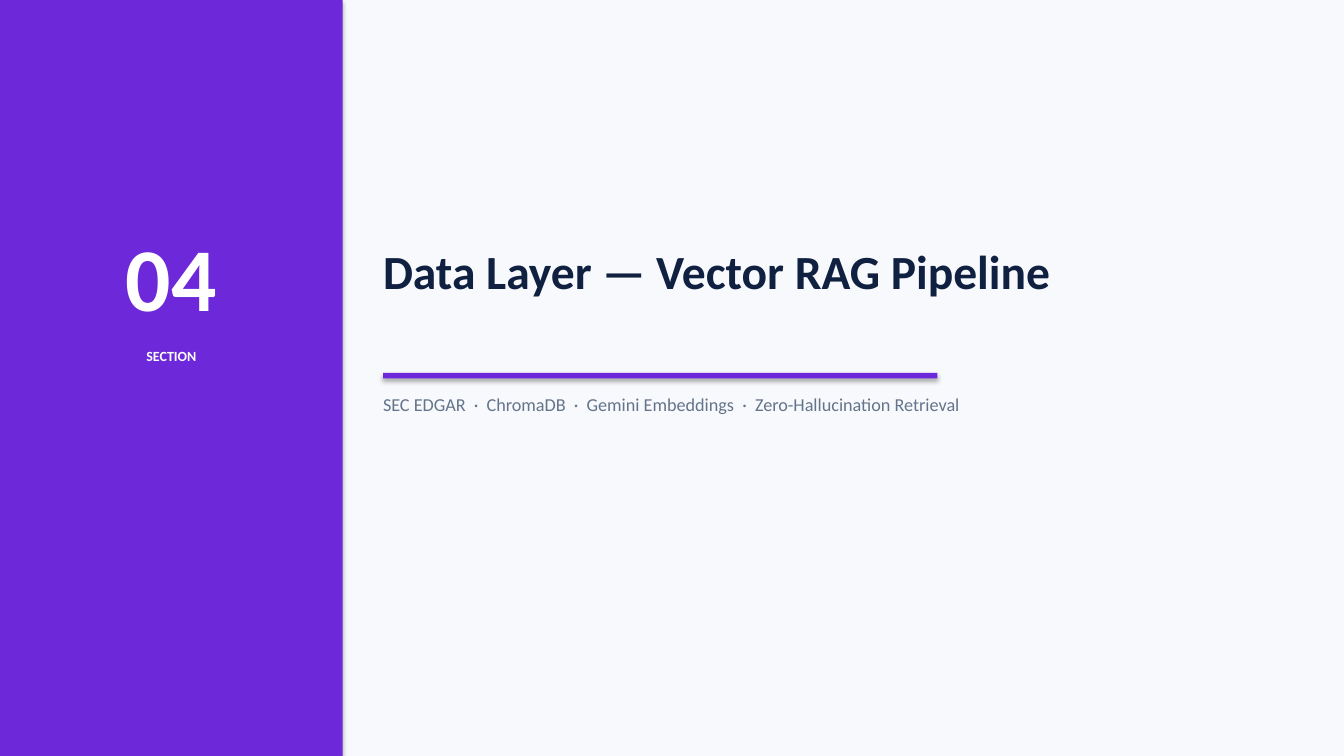
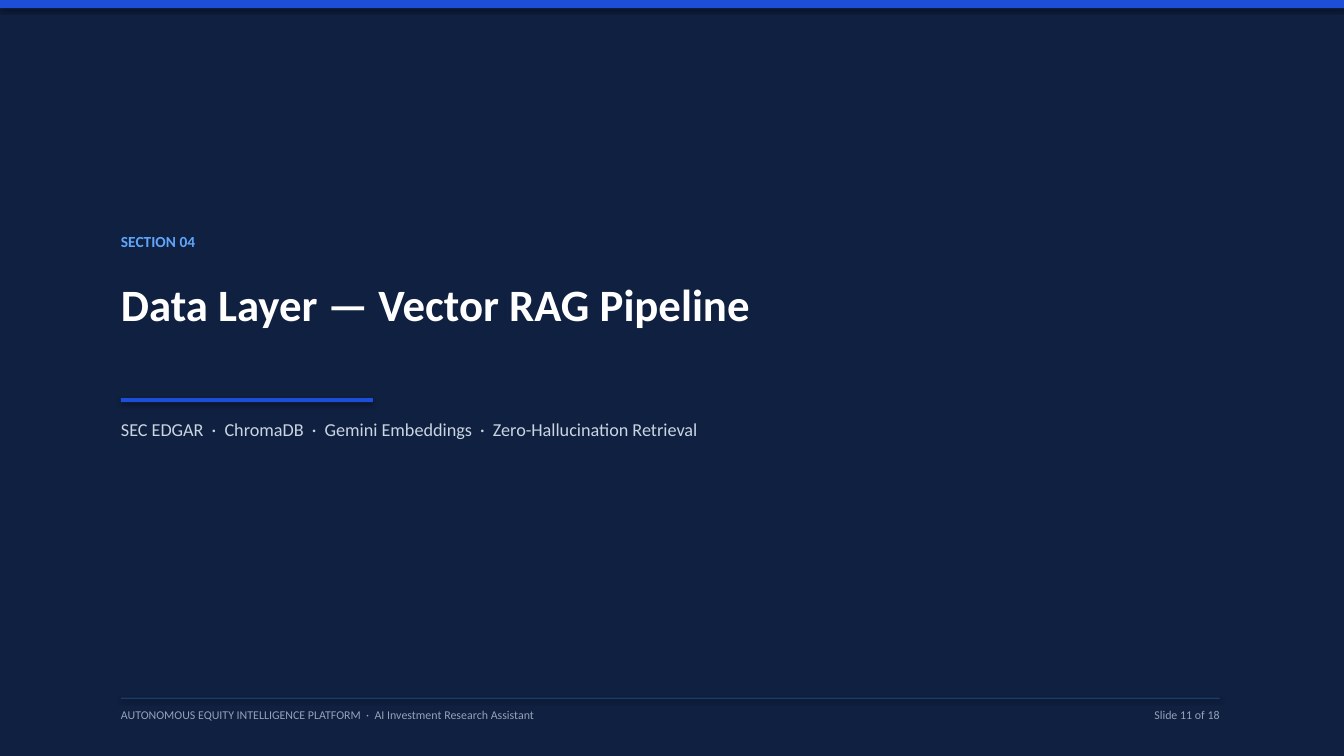
Before and after one commit to SagarTrimukhe/ai-investment-research-assistant, a slide deck: slide 11 of CAPSTONE_PROJECT_PRESENTATION.pptx. Drawn at 1344x756 pixels with LibreOffice and Linux fonts; fonts in the diff are those of the drawing. Boxes give left, top, right and bottom in pixels: in the first picture for what was removed or moved away, otherwise in the second. Text is boxed around its words. In the diff, an @@ line names an element or a change of style, - is before the commit and + after.

Commit message:
design: streamline presentation to clean, simple bullet format with executive styling

```diff
--- a/CAPSTONE_PROJECT_PRESENTATION.pptx
+++ b/CAPSTONE_PROJECT_PRESENTATION.pptx
@@ rectangle at (0,0,1344,756): fill #F7F9FC to #0F2040 @@
@@ rectangle removed at (0,0,343,756) @@
@@ rectangle added at (0,0,1344,8), fill #1D4ED8 @@
@@ text at (121,237,196,247): text changed; size 64 to 11 pt; text colour #FFFFFF to #60A5FA @@
-04
+SECTION 04
@@ text "Data Layer — Vector RAG ...": place and size @@
-text "Data Layer — Vector RAG ..." at (383,255,1050,297)
+text "Data Layer — Vector RAG ..." at (121,289,750,328)
@@ text "Data Layer — Vector RAG ..." at (121,289,750,328): size 34 to 32 pt, text colour #0F2040 to #FFFFFF @@
@@ text removed at (146,352,196,361) @@
-SECTION
@@ rectangle removed at (383,373,938,379) @@
@@ text "SEC EDGAR · ChromaDB · ...": place and size @@
-text "SEC EDGAR · ChromaDB · ..." at (383,398,960,414)
+text "SEC EDGAR · ChromaDB · ..." at (121,423,697,439)
@@ text "SEC EDGAR · ChromaDB · ..." at (121,423,697,439): text colour #64748B to #CBD5E1 @@
@@ rectangle added at (121,398,373,402), fill #1D4ED8 @@
@@ rectangle added at (121,698,1220,699), fill #1E3A66 @@
@@ text added at (121,711,534,721), 8.5 pt, text #94A3B8 @@
+AUTONOMOUS EQUITY INTELLIGENCE PLATFORM · AI Investment Research Assistant
@@ text added at (1154,711,1220,719), 8.5 pt, text #94A3B8 @@
+Slide 11 of 18
```
Also in this commit, not shown: 15 other slides changed, 2 slides added, 2 slides removed.
